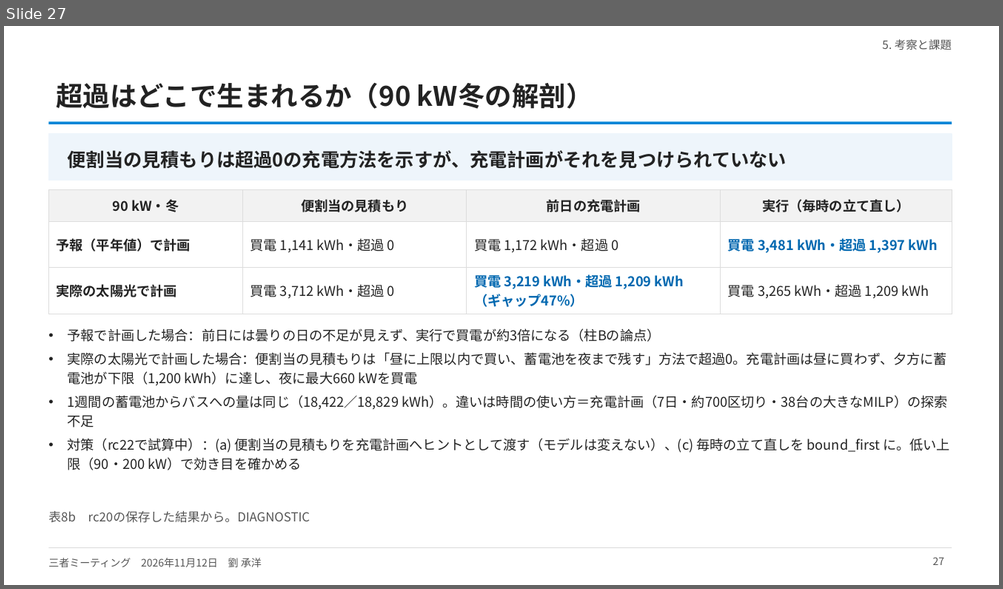
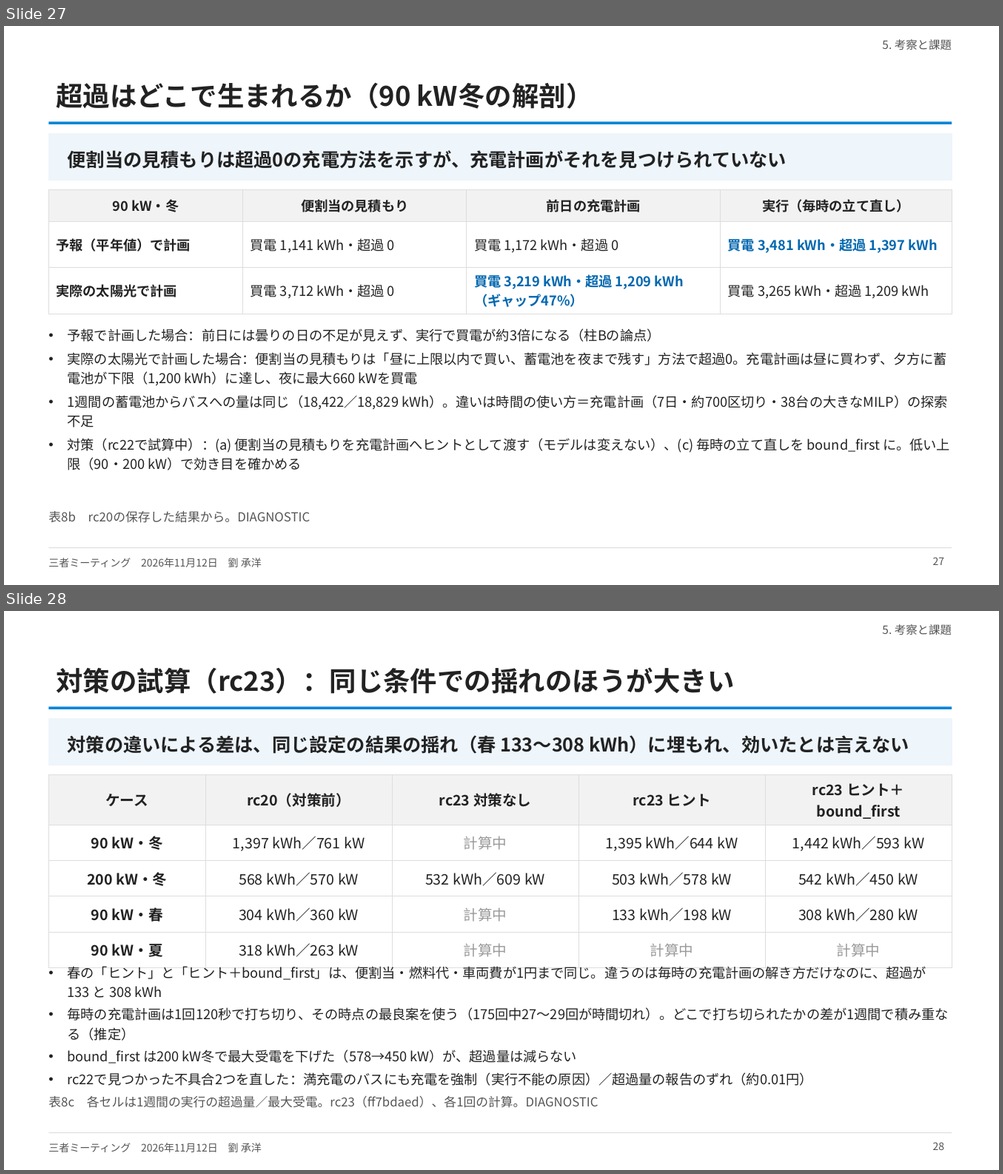
Before and after one commit to CYLIU2003/master-course, a slide deck: outcome/2026-11-12_three_party/three_party_20261112.pptx. Shown one above the other, each under a label of ours: slide 27 before the commit, slides 27 and 28 after it. The pictures are 1003x589 and 1003x1174 pixels, drawn with LibreOffice and Linux fonts; fonts in the diff are those of the drawing. Boxes give left, top, right and bottom in pixels: in the first picture for what was removed or moved away, otherwise in the second. Text is boxed around its words. In the diff, an @@ line names an element or a change of style, - is before the commit and + after.

```diff
--- a/outcome/2026-11-12_three_party/three_party_20261112.pptx
+++ b/outcome/2026-11-12_three_party/three_party_20261112.pptx
@@ slide 28 added at box(4, 611, 999, 1170), background #FFFFFF; not listed: 3 template elements that a slide beside it also shows @@
@@ text added at box(882, 624, 951, 635), 11 pt, text #555555 @@
+5. 考察と課題
@@ title added at box(56, 667, 734, 694), 26 pt, text #222222, bold @@
+対策の試算（rc23）：同じ条件での揺れのほうが大きい
@@ rectangle added at box(48, 719, 951, 766), fill #EEF5FB, outline #EEF5FB 1 pt @@
@@ text added at box(68, 735, 909, 754), 18 pt, text #222222, bold @@
+対策の違いによる差は、同じ設定の結果の揺れ（春 133〜308 kWh）に埋もれ、効いたとは言えない
@@ table added at box(48, 775, 951, 960), 5 rows, 5 columns @@
+ケース | rc20（対策前） | rc23 対策なし | rc23 ヒント | rc23 ヒント＋bound_first
+90 kW・冬 | 1,397 kWh／761 kW | 計算中 | 1,395 kWh／644 kW | 1,442 kWh／593 kW
+200 kW・冬 | 568 kWh／570 kW | 532 kWh／609 kW | 503 kWh／578 kW | 542 kWh／450 kW
+90 kW・春 | 304 kWh／360 kW | 計算中 | 133 kWh／198 kW | 308 kWh／280 kW
+90 kW・夏 | 318 kWh／263 kW | 計算中 | 計算中 | 計算中
@@ text added at box(68, 966, 948, 1086), 13 pt, text #222222 @@
+• 春の「ヒント」と「ヒント＋bound_first」は、便割当・燃料代・車両費が1円まで同じ。違うのは毎時の充電計画の解き方だけなのに、超過が 133 と 308 kWh
+• 毎時の充電計画は1回120秒で打ち切り、その時点の最良案を使う（175回中27〜29回が時間切れ）。どこで打ち切られたかの差が1週間で積み重なる（推定）
+• bound_first は200 kW冬で最大受電を下げた（578→450 kW）が、超過量は減らない
+• rc22で見つかった不具合2つを直した：満充電のバスにも充電を強制（実行不能の原因）／超過量の報告のずれ（約0.01円）
@@ text added at box(48, 1096, 598, 1108), 12 pt, text #555555 @@
+表8c 各セルは1週間の実行の超過量／最大受電。rc23（ff7bdaed）、各1回の計算。DIAGNOSTIC
@@ page number added at box(933, 1142, 945, 1150), 10 pt, text #555555 @@
+28
```
Also in this commit, not shown: 1 other slide added, 4 other files.
